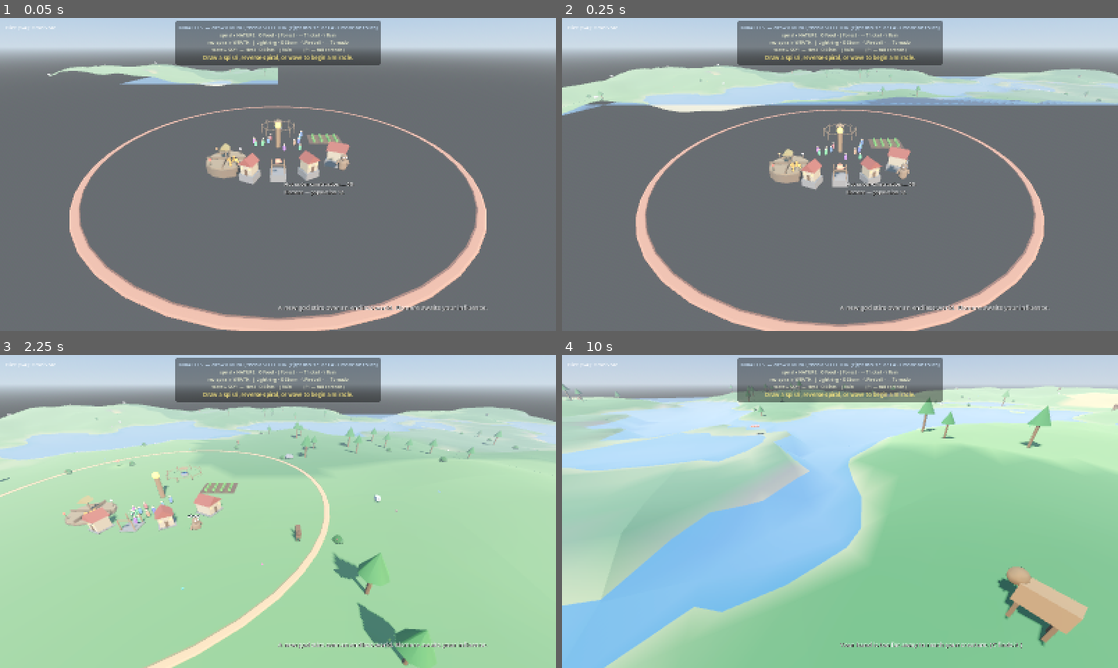
Above: before the commit, frames 1-4 (two rows, left to right).
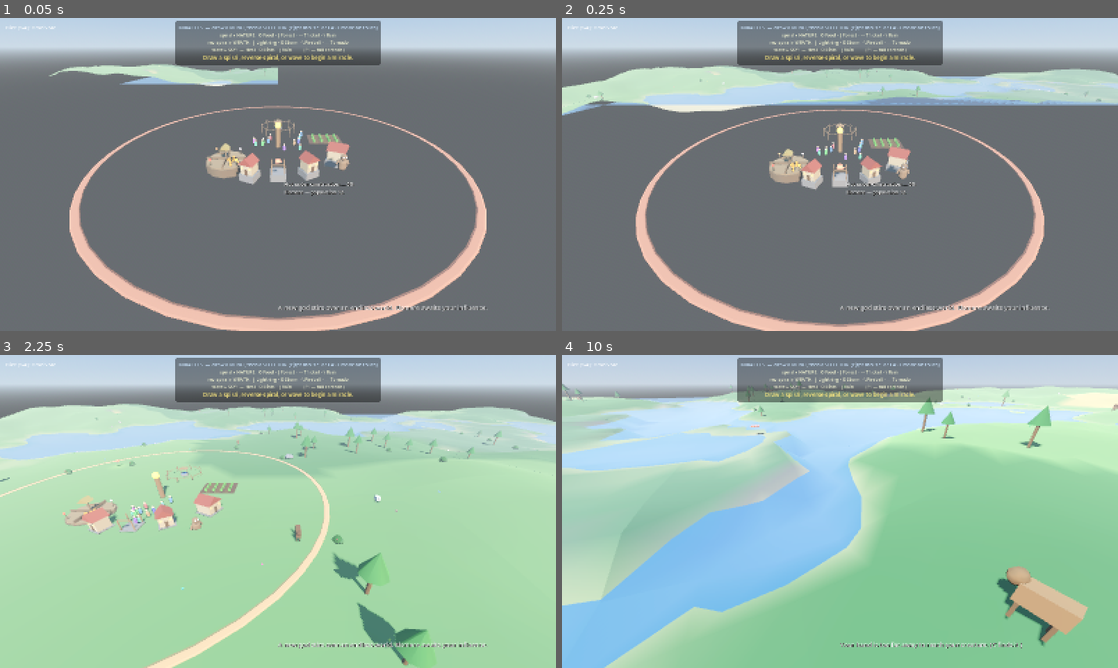
Above: after the commit, the same moments.

Repository: tjloman/tjloman
Game: Godot game, scene res://scenes/main.tscn
Same seed, same stepped clock (60 frames per second), same inputs: the game is played once before the commit and once after it.
Inputs (mouse positions are in pixels of both pictures, inside the frame that each line leads up to):
- Up to frame 1 (0.05 s): no input
- Up to frame 2 (0.25 s): no input
- Up to frame 3 (2.25 s): move the mouse to (250, 574) at 0.52 s; hold Up 0.53-1.25 s; hold S (cam_back) 0.53-1.25 s; click (250, 574) at 0.67 s; drag from (444, 558) to (250, 574) at 1.27 s; move the mouse to (111, 464) at 2.02 s; hold Left from 2.03 s (still down); hold A (cam_left) from 2.03 s (still down)
- Up to frame 4 (10 s): release Left at 2.75 s; release A (cam_left) at 2.75 s; drag from (867, 511) to (673, 464) at 2.77 s; move the mouse to (756, 433) at 3.52 s; hold Down 3.53-4.25 s; hold Q (cam_rotate_left) 3.53-4.25 s; drag from (962, 495) to (756, 433) at 4.27 s; move the mouse to (728, 527) at 5.02 s; hold Up 5.03-5.75 s; hold 4 (diet_cannibal) 5.03-5.75 s; click (728, 527) at 5.17 s; drag from (895, 442) to (728, 527) at 5.77 s; move the mouse to (812, 574) at 6.52 s; hold Right 6.53-7.25 s; hold 2 (diet_omnivore) 6.53-7.25 s; drag from (1006, 558) to (812, 574) at 7.27 s; move the mouse to (673, 464) at 8.02 s; hold Down 8.03-8.75 s; hold C (find_creature) 8.03-8.75 s; drag from (867, 511) to (673, 464) at 8.77 s; move the mouse to (756, 433) at 9.52 s; hold Up from 9.53 s (still down); hold L (scold_creature) from 9.53 s (still down); click (756, 433) at 9.67 s

The runs differ from the first frame. In frame 1, less than 0.1% of the frame differs, in the area x 8-54%, y 13-43%; in frame 2, less than 0.1%; in frame 3, less than 0.1%; in frame 4, less than 0.1%, in the area x 68-93%, y 10-90%.

Commit message:
Cut per-actor GPU cost: batch villager/animal materials, LOD-cull crowds
Answering "are villagers/animals high-poly with effects?": bodies are low
(villager = a capsule + a sphere; an animal = a few boxes + a sphere), and
there's no per-frame O(N^2) scan. The cost that scaled with headcount was
GPU-side:
  - Every villager and the creature carries a Label3D — a transparent,
    camera-facing text billboard, always drawn. 25+ of them is real overdraw
    on a tiled mobile GPU.
  - Every body part minted a UNIQUE material (random shirt colour per
    villager especially), so nothing batched — a village was hundreds of
    single-instance draw calls.
  - Unlike the wilderness clutter, actors had NO distance culling: a whole
    village rendered every body at any range.

Fixes:
- Status labels now stop drawing past ~34m — only the handful near the
  camera cost anything.
- Villagers, animals, and the creature's label get distance-LOD culling via
  a new Quality.actor_distance() (95/150/220m by tier); a far crowd is a
  speck in the fog that costs no draw calls.
- Villager torsos/heads and all animal parts route through pooled low-poly
  builders (new Util.lite_box / lite_capsule) sharing mesh + material;
  villager shirt hues are quantised to 12 buckets so a crowd collapses to a
  few shared materials the renderer can batch.

The creature itself is one instance (and will recolour with alignment later),
so its body is left always-drawn with fresh materials.

Co-Authored-By: Claude Opus 4.8 <noreply@anthropic.com>
Claude-Session: https://claude.ai/code/session_01NqBKfyc5c6bViy6kUi2S7P

Diff:
--- a/scripts/animals/animal.gd
+++ b/scripts/animals/animal.gd
@@ -110,22 +110,27 @@
 
 
 func _build_body(body: Vector3, leg_h: float) -> void:
+	# Pooled parts: every beast of a species draws from the same handful of
+	# meshes and shared materials (all its colours are fixed per species), so
+	# a herd batches instead of minting a unique mesh+material per limb.
 	var color: Color = spec["color"]
-	add_child(Util.box(body, color, Vector3(0, leg_h + body.y * 0.5, 0)))
+	add_child(Util.lite_box(body, color, Vector3(0, leg_h + body.y * 0.5, 0)))
 	# Legs.
 	if leg_h > 0.1:
 		for corner in [Vector3(1, 0, 1), Vector3(-1, 0, 1), Vector3(1, 0, -1), Vector3(-1, 0, -1)]:
 			var offset := Vector3(corner.x * body.x * 0.35, leg_h * 0.5, corner.z * body.z * 0.35)
-			add_child(Util.box(Vector3(0.12, leg_h, 0.12), color.darkened(0.25), offset))
+			add_child(Util.lite_box(Vector3(0.12, leg_h, 0.12), color.darkened(0.25), offset))
 	# Head (on a neck, for the tall ones).
 	var neck_h: float = spec.get("neck", 0.0)
 	var head_y := leg_h + body.y + neck_h
 	if neck_h > 0.0:
-		add_child(Util.box(Vector3(0.25, neck_h, 0.25), color,
+		add_child(Util.lite_box(Vector3(0.25, neck_h, 0.25), color,
 			Vector3(0, leg_h + body.y + neck_h * 0.5 - 0.1, body.z * 0.35)))
 	var head_r: float = clampf(body.y * 0.4, 0.08, 0.35)
-	add_child(Util.sphere(head_r, color.darkened(0.15),
+	add_child(Util.lite_sphere(head_r, color.darkened(0.15),
 		Vector3(0, head_y, body.z * 0.5 + head_r * 0.5)))
+	# Distant beasts stop drawing (they already freeze physics far off).
+	Util.apply_lod(self, Quality.actor_distance())
 
 
 func _physics_process(delta: float) -> void:
--- a/scripts/quality.gd
+++ b/scripts/quality.gd
@@ -112,6 +112,14 @@
 	return [70.0, 120.0, 180.0][tier]
 
 
+## How far out villagers, animals, and the creature keep drawing. Generous
+## (they are what you watch), but past it a distant crowd is a speck in the
+## fog not worth the draw calls — and a big village stops rendering dozens of
+## bodies at once on a budget device.
+func actor_distance() -> float:
+	return [95.0, 150.0, 220.0][tier]
+
+
 func fog_density() -> float:
 	# A leaner world (LOW) needs thicker fog to hide the near horizon.
 	return [0.008, 0.006, 0.004][tier]
--- a/scripts/util.gd
+++ b/scripts/util.gd
@@ -134,10 +134,57 @@
 	return m
 
 
+static func _pooled_box_mesh(size: Vector3) -> BoxMesh:
+	var key := "box|%.2f|%.2f|%.2f" % [
+		snappedf(size.x, 0.02), snappedf(size.y, 0.02), snappedf(size.z, 0.02)]
+	var m: BoxMesh = _mesh_pool.get(key)
+	if m == null:
+		m = BoxMesh.new()
+		m.size = Vector3(
+			snappedf(size.x, 0.02), snappedf(size.y, 0.02), snappedf(size.z, 0.02))
+		_mesh_pool[key] = m
+	return m
+
+
+## Box sharing mesh+material with every twin — no tessellation to lower, but
+## same-species animals and same-shirt villagers then collapse to a handful of
+## meshes/materials the renderer can batch, instead of one unique pair each.
+static func lite_box(size: Vector3, color: Color, pos := Vector3.ZERO) -> MeshInstance3D:
+	var mi := MeshInstance3D.new()
+	mi.mesh = _pooled_box_mesh(size)
+	mi.material_override = shared_mat(color)
+	mi.position = pos
+	return mi
+
+
 ## Low-poly sphere sharing mesh+material with every twin. For static clutter.
 static func lite_sphere(radius: float, color: Color, pos := Vector3.ZERO, segs := 8) -> MeshInstance3D:
 	var mi := MeshInstance3D.new()
 	mi.mesh = _pooled_sphere_mesh(radius, segs)
+	mi.material_override = shared_mat(color)
+	mi.position = pos
+	return mi
+
+
+static func _pooled_capsule_mesh(radius: float, height: float, segs: int) -> CapsuleMesh:
+	var key := "cap|%.2f|%.2f|%d" % [snappedf(radius, 0.02), snappedf(height, 0.05), segs]
+	var m: CapsuleMesh = _mesh_pool.get(key)
+	if m == null:
+		m = CapsuleMesh.new()
+		m.radius = snappedf(radius, 0.02)
+		m.height = snappedf(height, 0.05)
+		m.radial_segments = segs
+		m.rings = maxi(int(segs / 4.0), 2)
+		_mesh_pool[key] = m
+	return m
+
+
+## Low-poly capsule sharing mesh+material — villager torsos of the same
+## (quantised) shirt colour then share one mesh and one material.
+static func lite_capsule(
+		radius: float, height: float, color: Color, pos := Vector3.ZERO, segs := 12) -> MeshInstance3D:
+	var mi := MeshInstance3D.new()
+	mi.mesh = _pooled_capsule_mesh(radius, height, segs)
 	mi.material_override = shared_mat(color)
 	mi.position = pos
 	return mi
@@ -212,6 +259,9 @@
 
 
 ## Simple billboard status label used above villagers/creature heads.
+## Each is a transparent, camera-facing text quad — cheap alone, but a crowd
+## of them is real overdraw on a tiled mobile GPU. So it only renders up
+## close (past ~34m it stops drawing); far-off crowds cost nothing for text.
 static func status_label(text := "", pixel_size := 0.01) -> Label3D:
 	var l := Label3D.new()
 	l.text = text
@@ -220,4 +270,6 @@
 	l.font_size = 48
 	l.outline_size = 12
 	l.modulate = Color(1, 1, 1, 0.95)
+	l.visibility_range_end = 34.0
+	l.visibility_range_end_margin = 6.0
 	return l
--- a/scripts/villager/villager.gd
+++ b/scripts/villager/villager.gd
@@ -107,10 +107,17 @@
 
 	_visuals = Node3D.new()
 	add_child(_visuals)
-	var shirt := Color.from_hsv(randf(), 0.5, 0.75)
-	_body_mesh = Util.capsule(0.28, 1.0, shirt, Vector3(0, 0.55, 0))
+	# Shirt hue is quantised to 12 buckets so a crowd shares a handful of
+	# shared materials (and meshes) the renderer can batch, instead of 25
+	# unique ones. The body mesh is only ever rotated, never recoloured, so
+	# a shared material is safe.
+	var shirt := Color.from_hsv(snappedf(randf(), 1.0 / 12.0), 0.5, 0.75)
+	_body_mesh = Util.lite_capsule(0.28, 1.0, shirt, Vector3(0, 0.55, 0))
 	_visuals.add_child(_body_mesh)
-	_visuals.add_child(Util.sphere(0.18, Color(0.9, 0.75, 0.6), Vector3(0, 1.25, 0)))
+	_visuals.add_child(Util.lite_sphere(0.18, Color(0.9, 0.75, 0.6), Vector3(0, 1.25, 0)))
+	# Distant crowds stop drawing entirely — a big village no longer renders
+	# dozens of bodies at once on a budget phone.
+	Util.apply_lod(_visuals, Quality.actor_distance())
 
 	_label = Util.status_label()
 	_label.position = Vector3(0, 1.8, 0)
